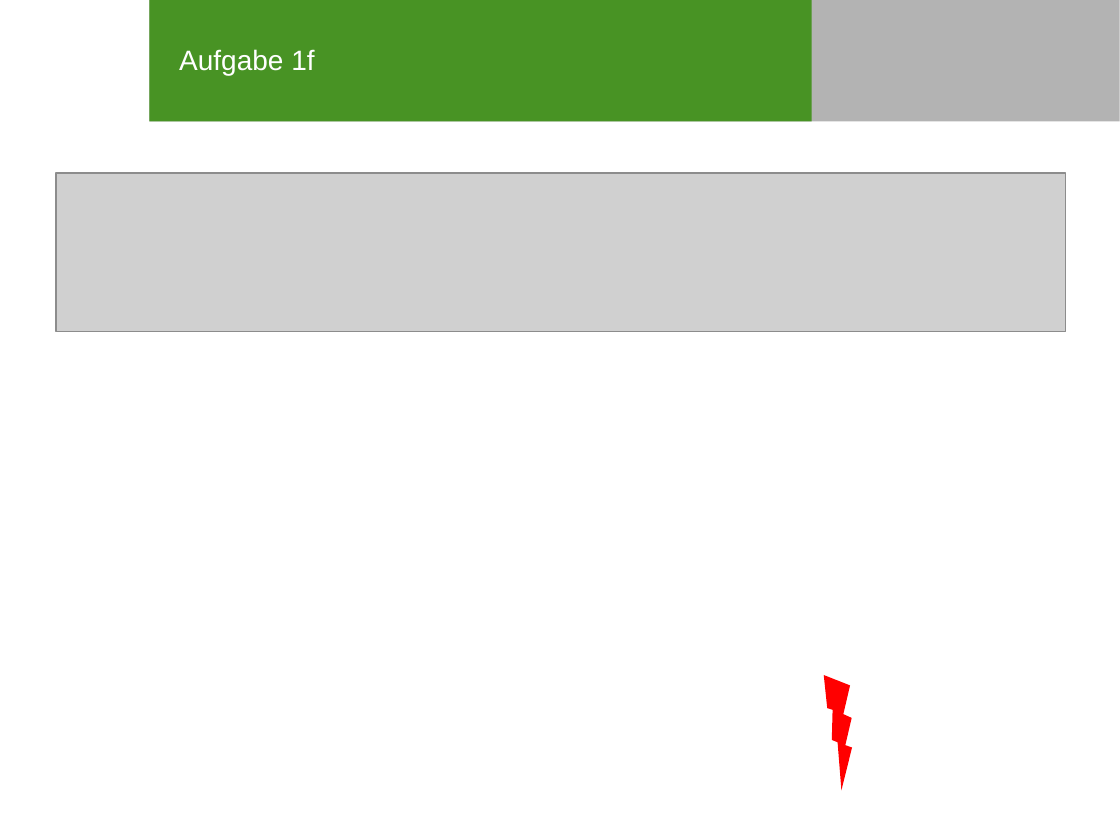
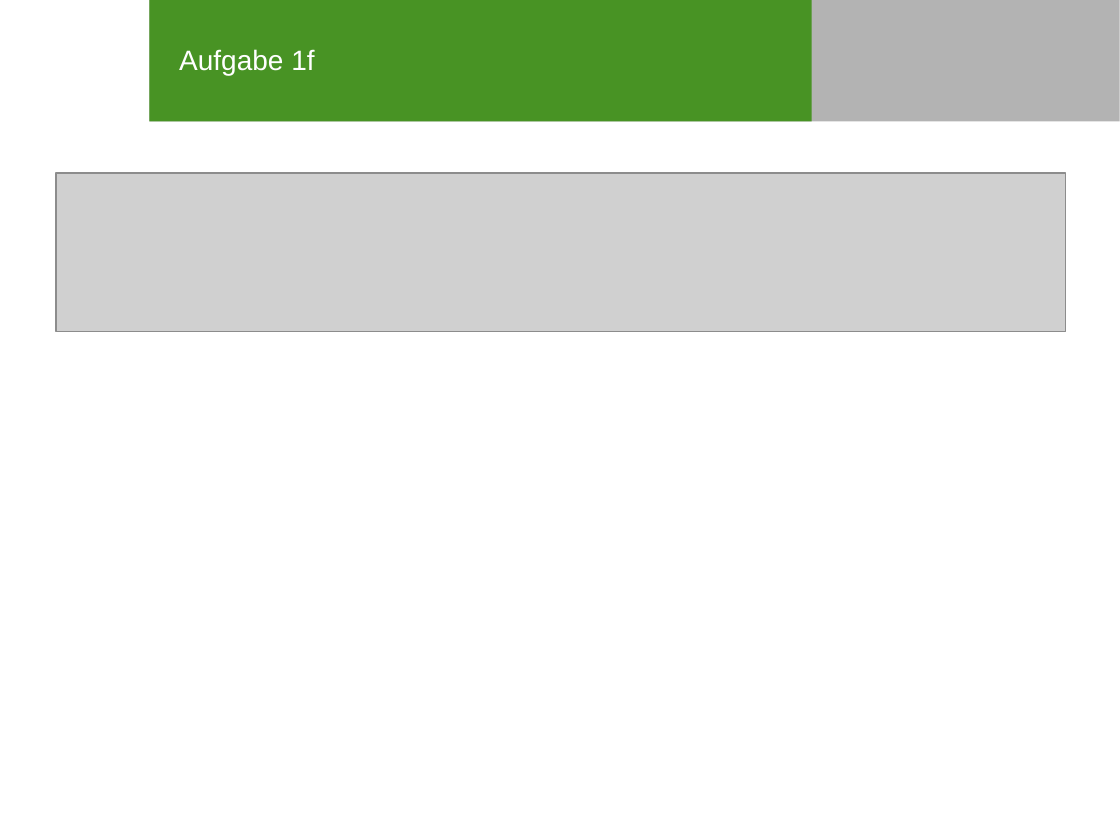
Before and after one commit to SOAS-Uni-Augsburg/ws16-17-group-10, a slide deck: slide 16 of Blatt-07/Präsentation_Blatt07_Aufgabe1.pptx (slide 12 before the commit). Drawn at 1120x840 pixels with LibreOffice and Linux fonts; fonts in the diff are those of the drawing; grey boxes stand for pictures; background and template pictures are left out. Boxes give left, top, right and bottom in pixels: in the first picture for what was removed or moved away, otherwise in the second. Text is boxed around its words. In the diff, an @@ line names an element or a change of style, - is before the commit and + after.

```diff
--- a/Blatt-07/Präsentation_Blatt07_Aufgabe1.pptx
+++ b/Blatt-07/Präsentation_Blatt07_Aufgabe1.pptx
@@ lightning bolt removed at bbox=[796, 667, 888, 790] @@
```
Also in this commit, not shown: 6 other slides changed, 4 slides added.
